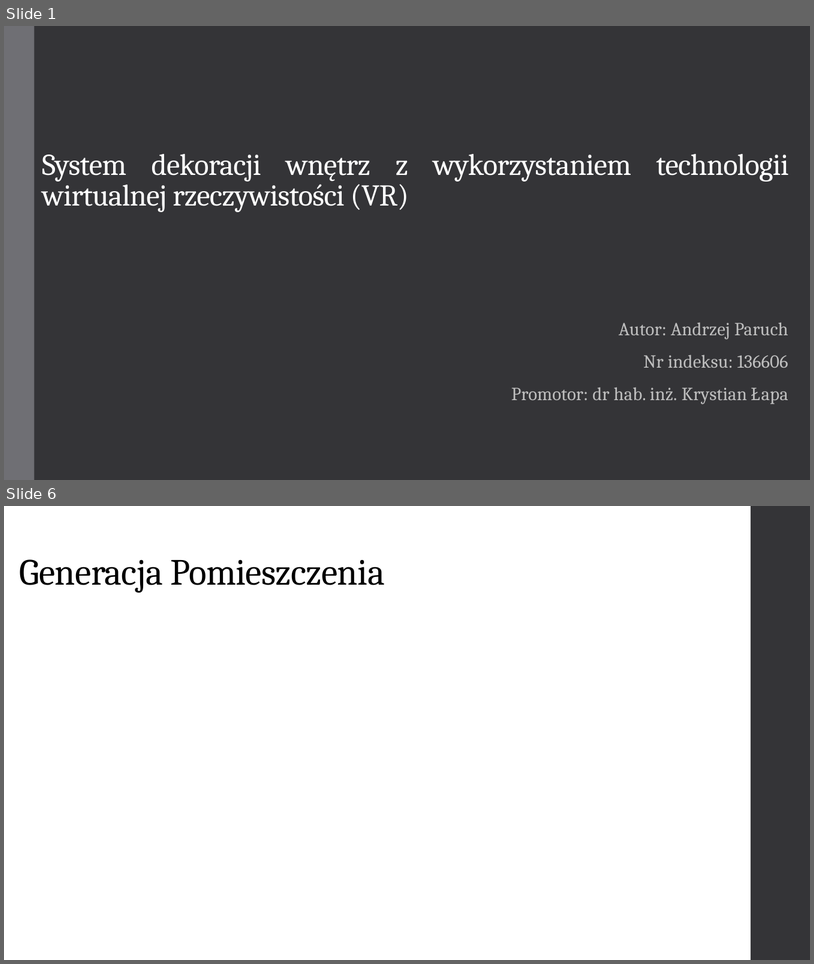
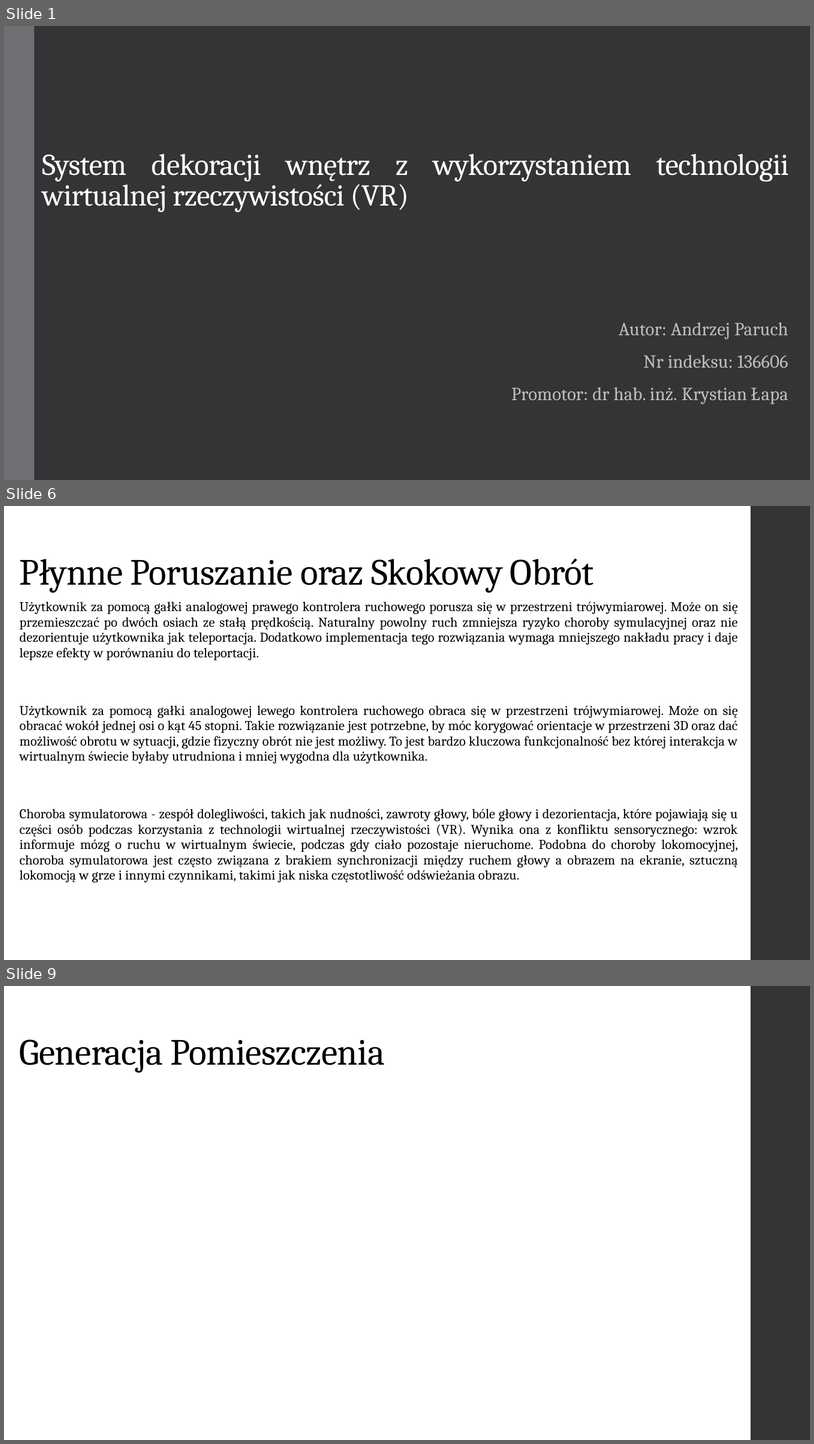
Before and after one commit to GlitchedGuest/PracaInzynieryjska, a slide deck: PrezentacjaAndrzejParuch.pptx. Shown one above the other, each under a label of ours: slides 1 and 6 before the commit, slides 1, 6 and 9 after it; the slides between them are not shown. The pictures are 814x964 and 814x1444 pixels, drawn with LibreOffice and Linux fonts; fonts in the diff are those of the drawing. Boxes give left, top, right and bottom in pixels: in the first picture for what was removed or moved away, otherwise in the second. Text is boxed around its words. In the diff, an @@ line names an element or a change of style, - is before the commit and + after.

```diff
--- a/PrezentacjaAndrzejParuch.pptx
+++ b/PrezentacjaAndrzejParuch.pptx
@@ slide 6 added at (x1=4, y1=506, x2=810, y2=960), background #FFFFFF; not listed: 1 template element that a slide beside it also shows @@
@@ title added at (x1=20, y1=558, x2=594, y2=593), 44 pt, text #000000 @@
+Płynne Poruszanie oraz Skokowy Obrót
@@ text added at (x1=20, y1=601, x2=738, y2=882), 16 pt, text #000000 @@
+Użytkownik za pomocą gałki analogowej prawego kontrolera ruchowego porusza się w przestrzeni trójwymiarowej. Może on się przemieszczać po dwóch osiach ze stałą prędkością. Naturalny powolny ruch zmniejsza ryzyko choroby symulacyjnej oraz nie dezorientuje użytkownika jak teleportacja. Dodatkowo implementacja tego rozwiązania wymaga mniejszego nakładu pracy i daje lepsze efekty w porównaniu do teleportacji.
+Użytkownik za pomocą gałki analogowej lewego kontrolera ruchowego obraca się w przestrzeni trójwymiarowej. Może on się obracać wokół jednej osi o kąt 45 stopni. Takie rozwiązanie jest potrzebne, by móc korygować orientacje w przestrzeni 3D oraz dać możliwość obrotu w sytuacji, gdzie fizyczny obrót nie jest możliwy. To jest bardzo kluczowa funkcjonalność bez której interakcja w wirtualnym świecie byłaby utrudniona i mniej wygodna dla użytkownika.
+Choroba symulatorowa - zespół dolegliwości, takich jak nudności, zawroty głowy, bóle głowy i dezorientacja, które pojawiają się u części osób podczas korzystania z technologii wirtualnej rzeczywistości (VR). Wynika ona z konfliktu sensorycznego: wzrok informuje mózg o ruchu w wirtualnym świecie, podczas gdy ciało pozostaje nieruchome. Podobna do choroby lokomocyjnej, choroba symulatorowa jest często związana z brakiem synchronizacji między ruchem głowy a obrazem na ekranie, sztuczną lokomocją w grze i innymi czynnikami, takimi jak niska częstotliwość odświeżania obrazu.
@@ what was slide 6 is now slide 9 @@
```
Also in this commit, not shown: 4 slides changed, 2 other slides added.
